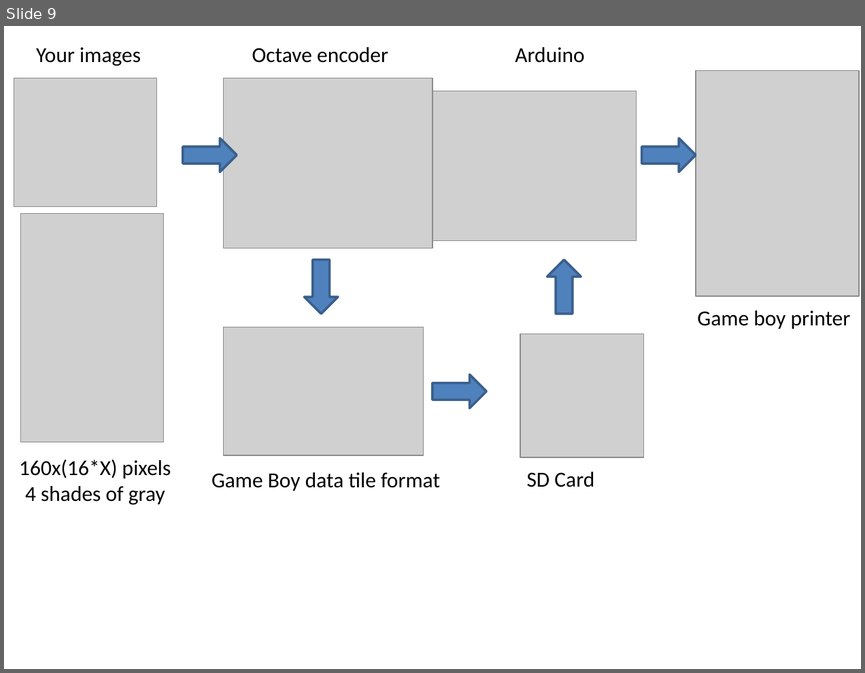
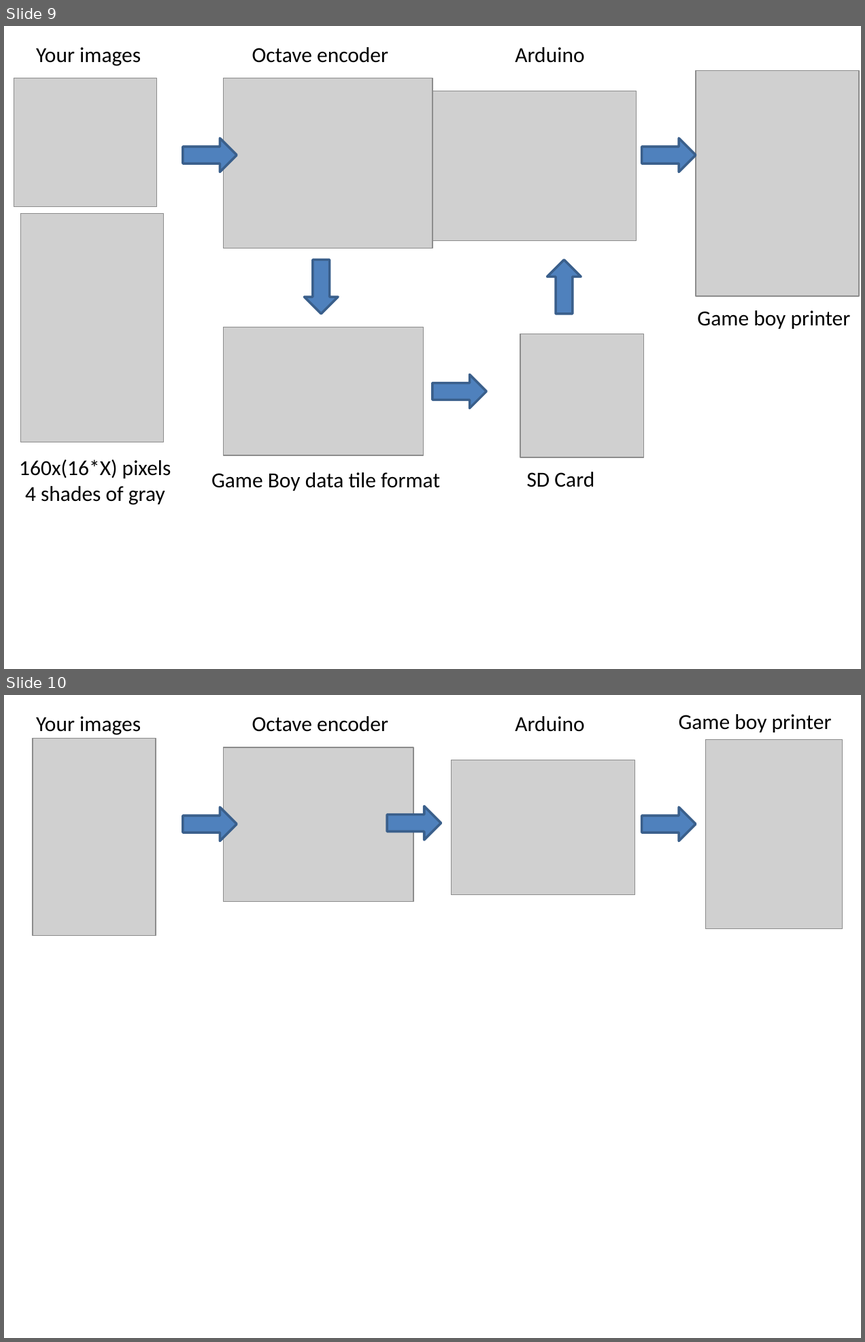
Before and after one commit to Raphael-Boichot/The-Arduino-SD-Game-Boy-Printer, a slide deck: Illustrations/Pinout_2024.pptx. Shown one above the other, each under a label of ours: slide 9 before the commit, slides 9 and 10 after it. The pictures are 865x673 and 865x1342 pixels, drawn with LibreOffice and Linux fonts; fonts in the diff are those of the drawing; grey boxes stand for pictures. Boxes give left, top, right and bottom in pixels: in the first picture for what was removed or moved away, otherwise in the second. Text is boxed around its words. In the diff, an @@ line names an element or a change of style, - is before the commit and + after.

```diff
--- a/Illustrations/Pinout_2024.pptx
+++ b/Illustrations/Pinout_2024.pptx
@@ slide 10 added at [4, 695, 861, 1338], background #FFFFFF @@
@@ text added at [679, 714, 832, 732], 18 pt, text #000000 @@
+Game boy printer
@@ text added at [36, 716, 141, 735], 18 pt, text #000000 @@
+Your images
@@ text added at [252, 716, 388, 732], 18 pt, text #000000 @@
+Octave encoder
@@ text added at [515, 716, 584, 732], 18 pt, text #000000 @@
+Arduino
@@ picture added at [33, 738, 156, 935] @@
@@ picture added at [224, 747, 413, 902] @@
@@ picture added at [706, 740, 843, 928] @@
@@ picture added at [451, 760, 636, 895] @@
@@ right arrow added at [183, 807, 237, 841], fill #4F81BD, outline #3A5F8C 2 pt @@
@@ right arrow added at [387, 807, 441, 840], fill #4F81BD, outline #3A5F8C 2 pt @@
@@ right arrow added at [641, 807, 696, 841], fill #4F81BD, outline #3A5F8C 2 pt @@
```
